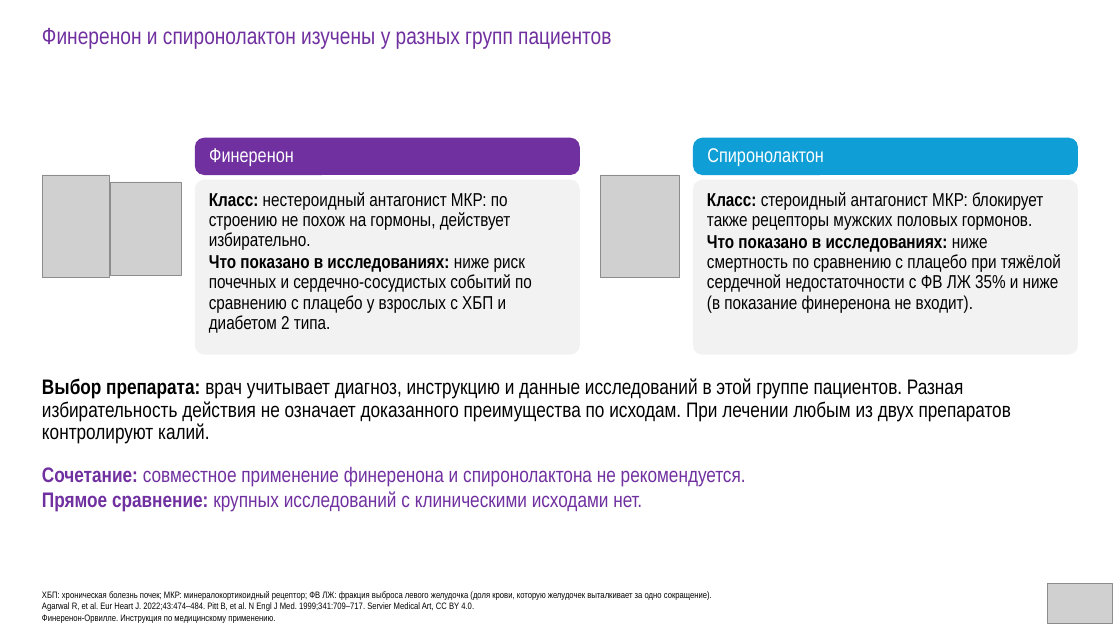
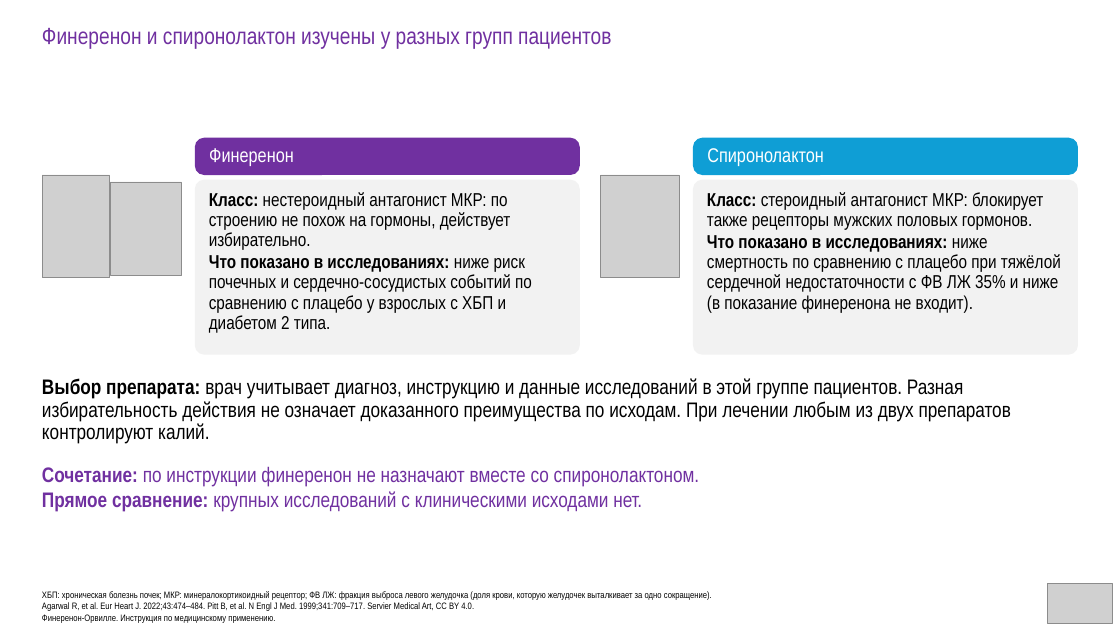
Before and after one commit to drabdulbosit1-eng/my-test-cloud, a slide deck: slide 28 of finerenone/Finerenone_Levin_reviewed.pptx. Drawn at 1120x630 pixels with LibreOffice and Linux fonts; fonts in the diff are those of the drawing; grey boxes stand for pictures. Boxes give left, top, right and bottom in pixels: in the first picture for what was removed or moved away, otherwise in the second. Text is boxed around its words. In the diff, an @@ line names an element or a change of style, - is before the commit and + after.

```diff
--- a/finerenone/Finerenone_Levin_reviewed.pptx
+++ b/finerenone/Finerenone_Levin_reviewed.pptx
@@ text at (42, 466, 700, 487): text changed @@
-Сочетание: совместное применение финеренона и спиронолактона не рекомендуется.
+Сочетание: по инструкции финеренон не назначают вместе со спиронолактоном.
```
Also in this commit, not shown: 9 other slides changed, 5 other files.
